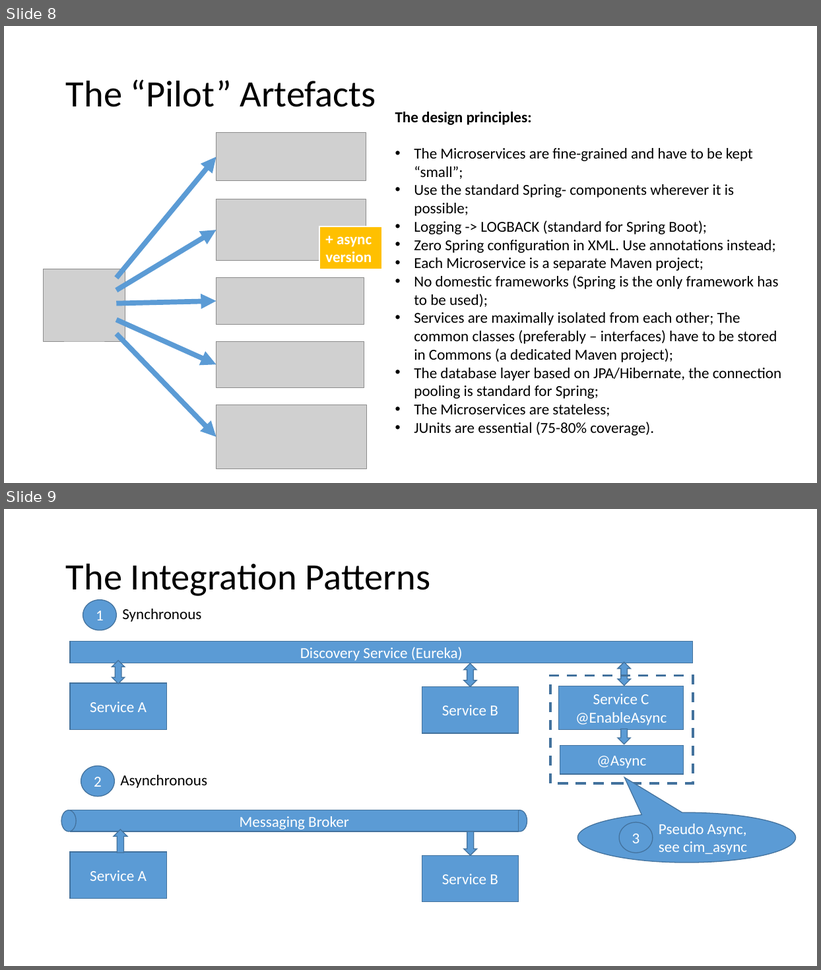
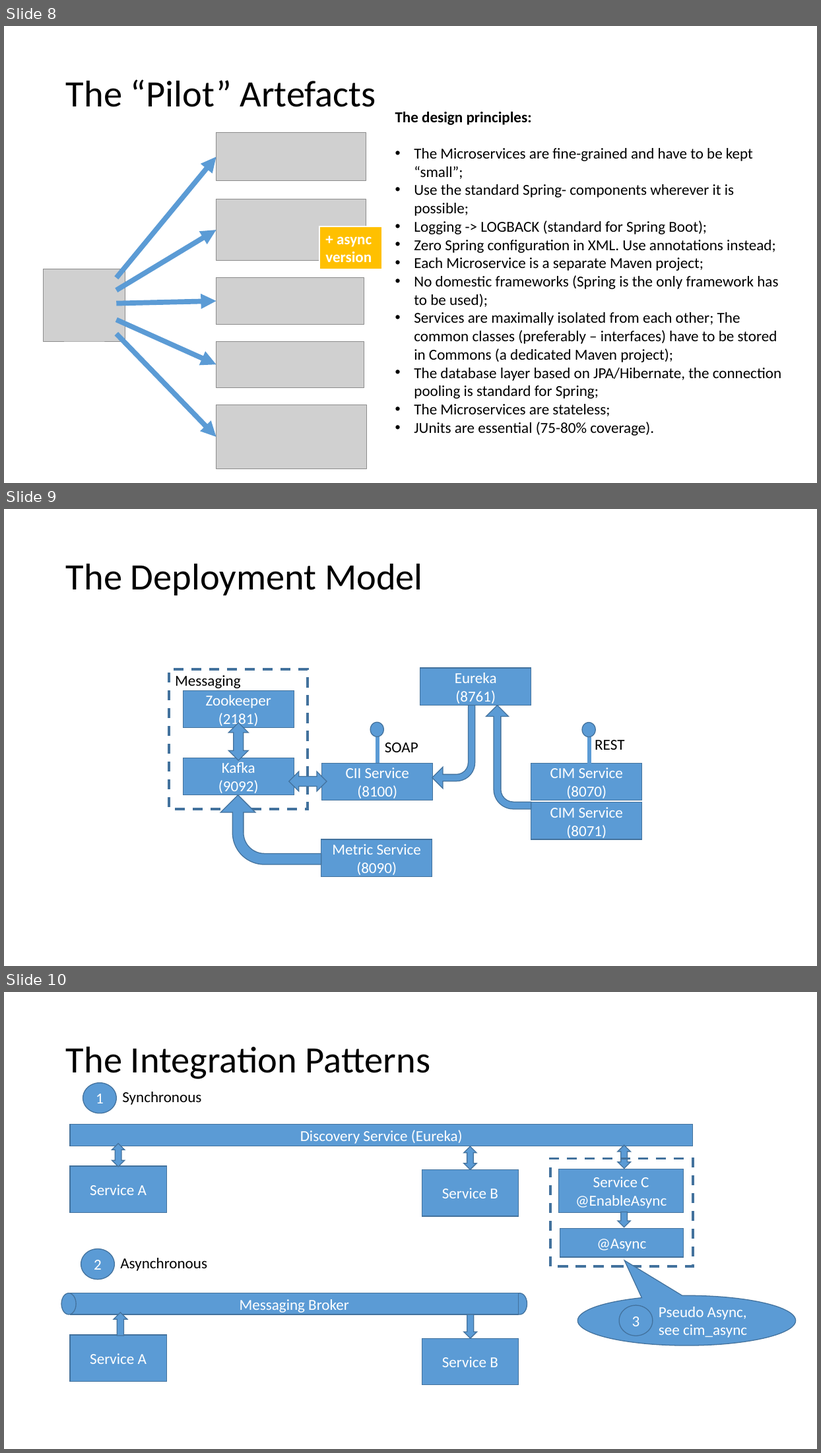
Before and after one commit to antonnazarov/altron-pilot, a slide deck: doc/altron-ms-demo-20190802.pptx. Shown one above the other, each under a label of ours: slides 8 and 9 before the commit, slides 8, 9 and 10 after it. The pictures are 821x970 and 821x1453 pixels, drawn with LibreOffice and Linux fonts; fonts in the diff are those of the drawing; grey boxes stand for pictures. Boxes give left, top, right and bottom in pixels: in the first picture for what was removed or moved away, otherwise in the second. Text is boxed around its words. In the diff, an @@ line names an element or a change of style, - is before the commit and + after.

```diff
--- a/doc/altron-ms-demo-20190802.pptx
+++ b/doc/altron-ms-demo-20190802.pptx
@@ slide 9 added at [4,509,817,966], background #FFFFFF @@
@@ title added at [66,563,423,595], 44 pt, text #000000 @@
+The Deployment Model
@@ rectangle added at [169,669,308,809], outline #43739E 3 pt dashed @@
@@ text added at [175,675,240,689], 18 pt, text #000000 @@
+Messaging
@@ rectangle added at [420,668,531,706], fill #5B9BD5, outline #43739E 1 pt, 18 pt, text #FFFFFF @@
+Eureka
+(8761)
@@ rectangle added at [184,691,294,728], fill #5B9BD5, outline #43739E 1 pt, 18 pt, text #FFFFFF @@
+Zookeeper
+(2181)
@@ bent arrow added at [432,706,475,789], fill #5B9BD5, outline #43739E 1 pt @@
@@ bent arrow added at [486,706,531,809], fill #5B9BD5, outline #43739E 1 pt @@
@@ up down arrow added at [228,723,248,761], fill #5B9BD5, outline #43739E 1 pt @@
@@ ellipse added at [370,722,384,737], fill #5B9BD5, outline #43739E 1 pt @@
@@ ellipse added at [582,722,596,737], fill #5B9BD5, outline #43739E 1 pt @@
@@ line added from (378, 737) to (378, 763), #5B9BD5 4.5 pt @@
@@ text added at [385,743,418,753], 18 pt, text #000000 @@
+SOAP
@@ line added from (589, 737) to (589, 764), #5B9BD5 4.5 pt @@
@@ text added at [595,740,624,750], 18 pt, text #000000 @@
+REST
@@ rectangle added at [184,758,294,795], fill #5B9BD5, outline #43739E 1 pt, 18 pt, text #FFFFFF @@
+Kafka
+(9092)
@@ rectangle added at [322,763,433,801], fill #5B9BD5, outline #43739E 1 pt, 18 pt, text #FFFFFF @@
+CII Service
+(8100)
@@ rectangle added at [531,763,643,801], fill #5B9BD5, outline #43739E 1 pt, 18 pt, text #FFFFFF @@
+CIM Service
+(8070)
@@ up down arrow added at [289,772,327,791], fill #5B9BD5, outline #43739E 1 pt @@
@@ bent arrow added at [221,795,321,865], fill #5B9BD5, outline #43739E 1 pt @@
@@ rectangle added at [531,803,643,840], fill #5B9BD5, outline #43739E 1 pt, 18 pt, text #FFFFFF @@
+CIM Service
+(8071)
@@ rectangle added at [321,840,432,877], fill #5B9BD5, outline #43739E 1 pt, 18 pt, text #FFFFFF @@
+Metric Service
+(8090)
@@ what was slide 9 is now slide 10 @@
```
Also in this commit, not shown: 1 slide changed, 6 other files.
